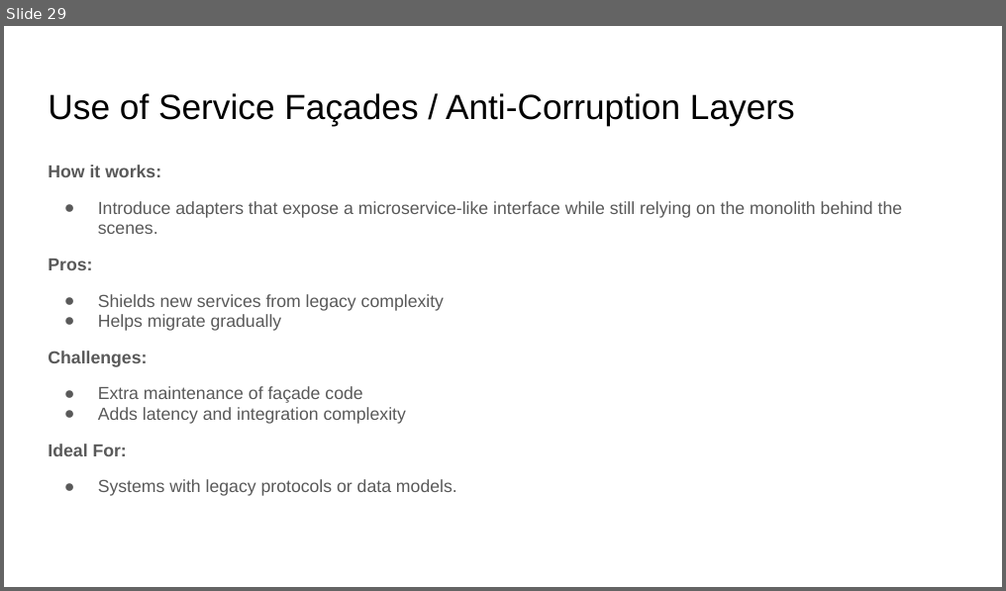
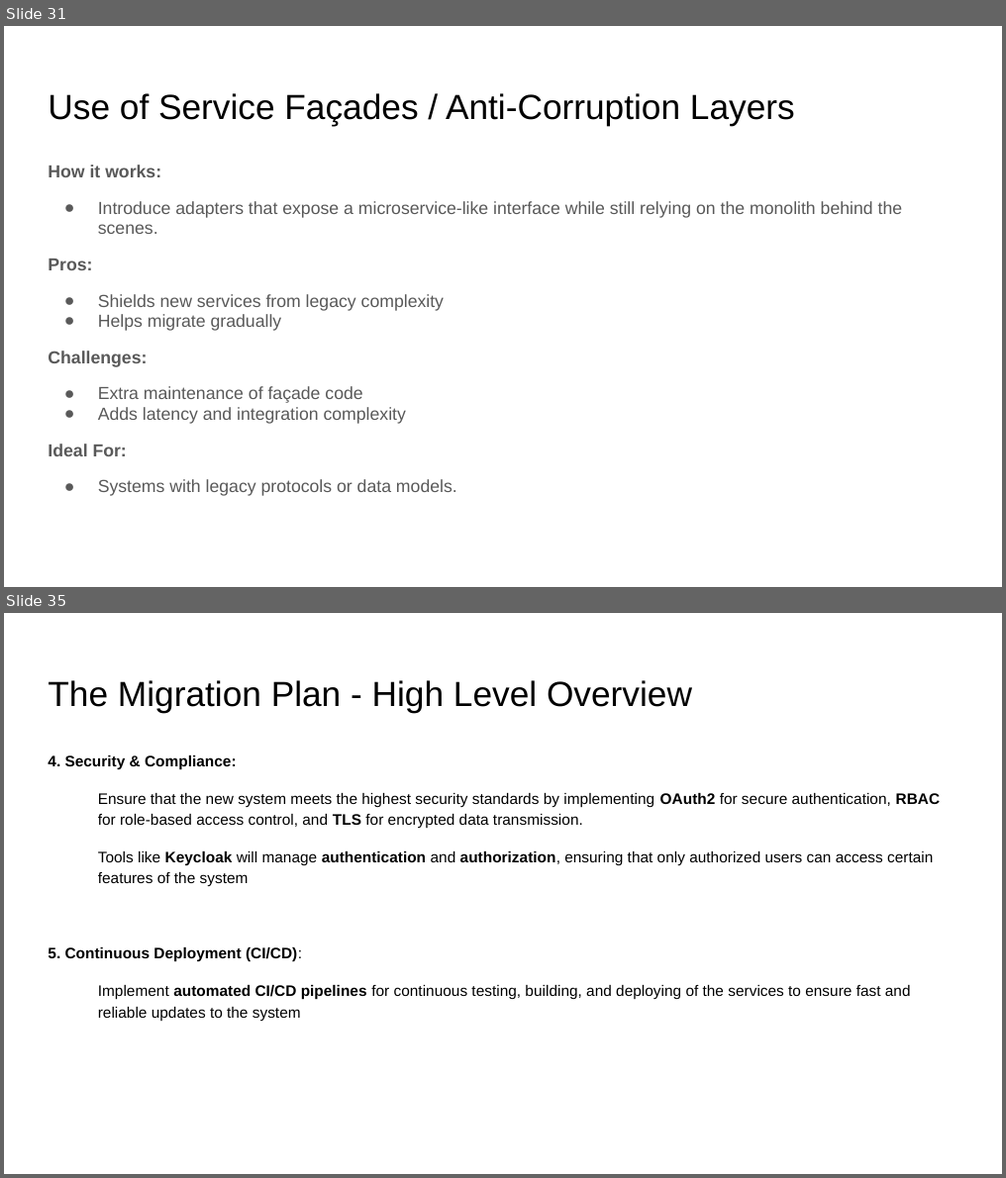
Before and after one commit to pfcit/nextgen-exam-system, a slide deck: ExamSystemMigration.pptx. Shown one above the other, each under a label of ours: slide 29 before the commit, slides 31 and 35 after it; the slides between them are not shown. The pictures are 1006x591 and 1006x1178 pixels, drawn with LibreOffice and Linux fonts; fonts in the diff are those of the drawing. Boxes give left, top, right and bottom in pixels: in the first picture for what was removed or moved away, otherwise in the second. Text is boxed around its words. In the diff, an @@ line names an element or a change of style, - is before the commit and + after.

```diff
--- a/ExamSystemMigration.pptx
+++ b/ExamSystemMigration.pptx
@@ slide 35 added at (x1=4, y1=613, x2=1002, y2=1174), background #FFFFFF @@
@@ title added at (x1=48, y1=680, x2=692, y2=712), 25.2 pt, text #000000 @@
+The Migration Plan - High Level Overview
@@ text added at (x1=48, y1=756, x2=941, y2=1021), 11 pt, text #000000 @@
+4. Security & Compliance:
+Ensure that the new system meets the highest security standards by implementing OAuth2 for secure authentication, RBAC for role-based access control, and TLS for encrypted data transmission.
+Tools like Keycloak will manage authentication and authorization, ensuring that only authorized users can access certain features of the system
+5. Continuous Deployment (CI/CD):
+Implement automated CI/CD pipelines for continuous testing, building, and deploying of the services to ensure fast and reliable updates to the system
@@ what was slide 29 is now slide 31 @@
```
Also in this commit, not shown: 5 slides changed, 34 other slides added.
